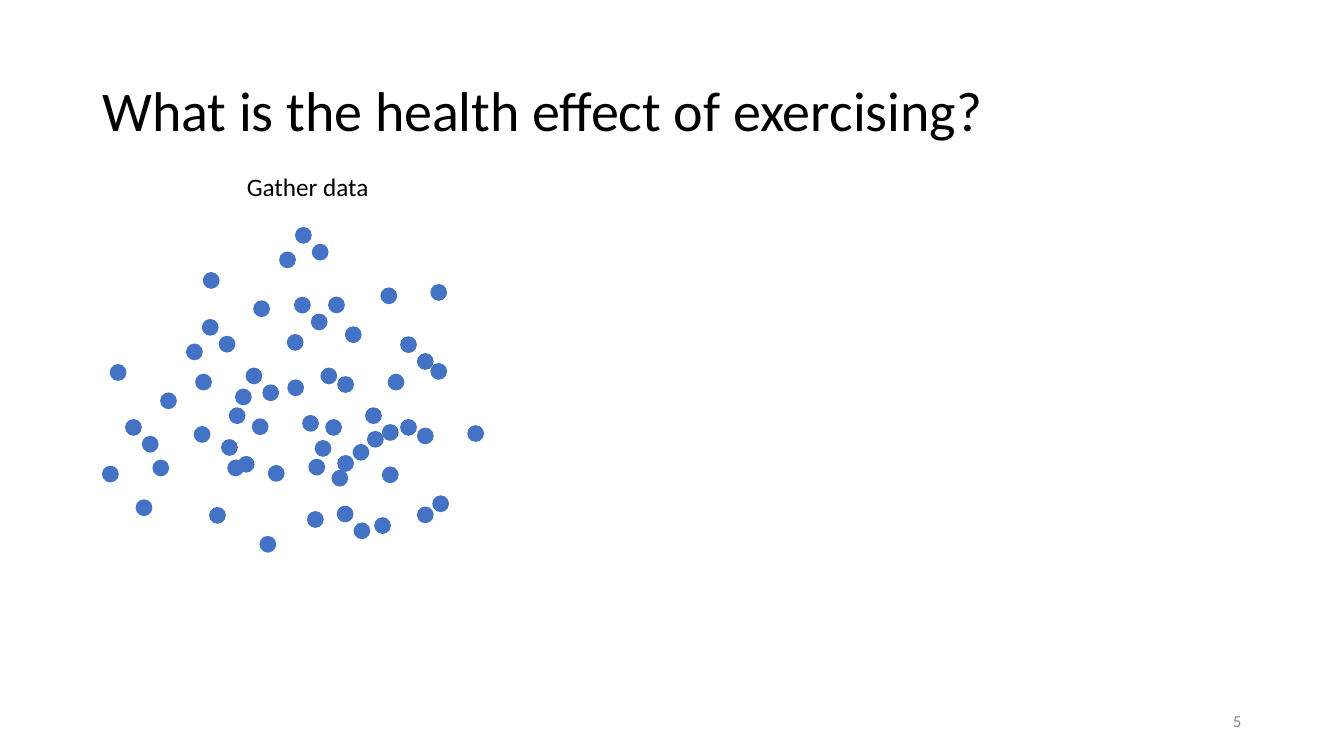
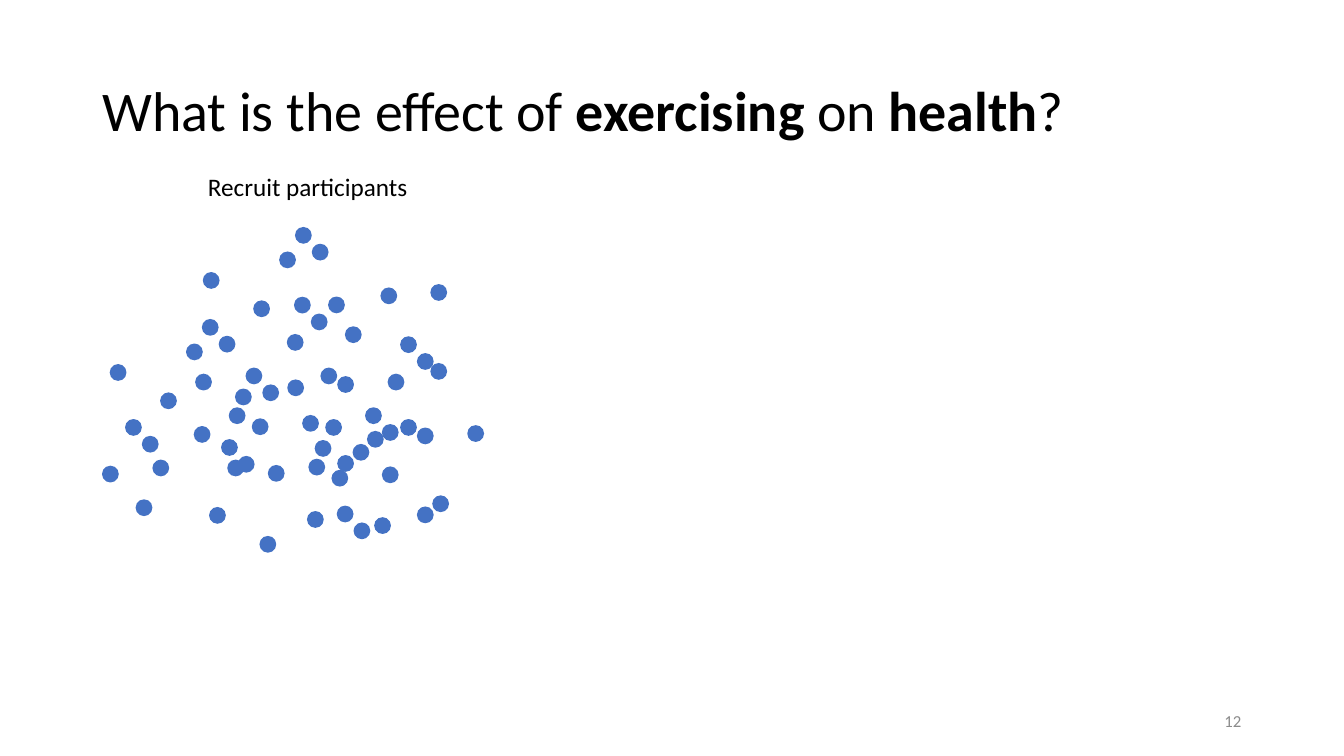
Before and after one commit to thuydtng/Adult-Education, a slide deck: slide 12 of Randomized Control Trial.pptx (slide 5 before the commit). Drawn at 1344x756 pixels with LibreOffice and Linux fonts; fonts in the diff are those of the drawing. Boxes give left, top, right and bottom in pixels: in the first picture for what was removed or moved away, otherwise in the second. Text is boxed around its words. In the diff, an @@ line names an element or a change of style, - is before the commit and + after.

```diff
--- a/Randomized Control Trial.pptx
+++ b/Randomized Control Trial.pptx
@@ title at (102,91,1064,141): text changed @@
-What is the health effect of exercising?
+What is the effect of exercising on health?
@@ text at (208,178,407,200): text changed @@
-Gather data
+Recruit participants
@@ page number at (1224,716,1241,727): text changed @@
-5
+12
```
Also in this commit, not shown: 15 other slides changed, 8 slides added, 1 other file.
